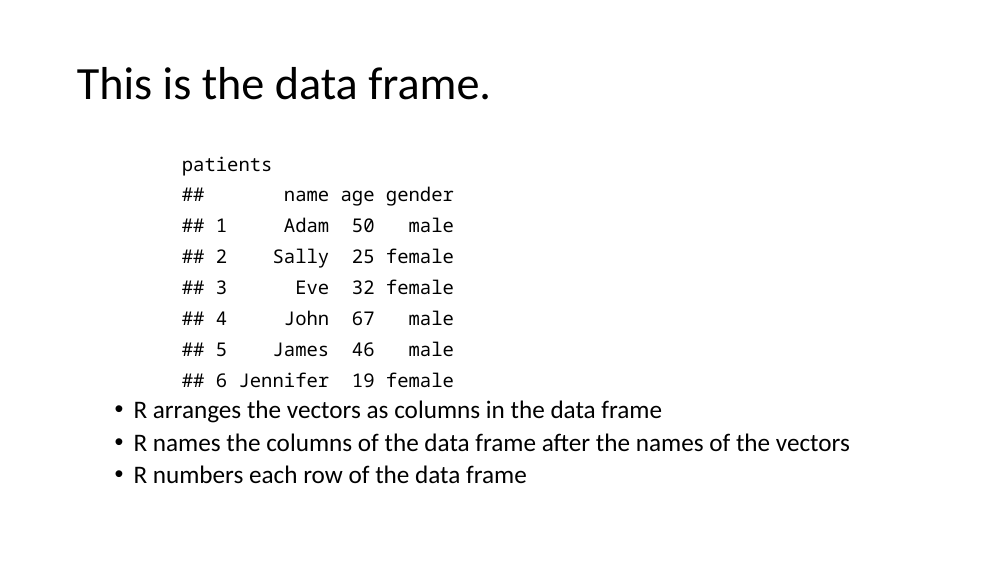
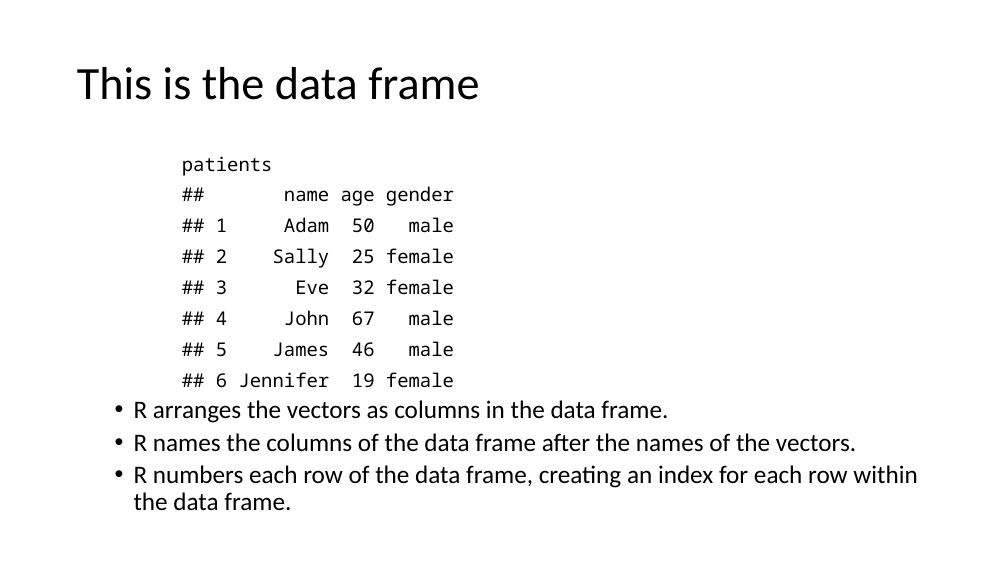
Before and after one commit to ClinicianCoders/ClinicianCoders, a slide deck: slide 32 of Workshops/Workshop1.pptx. Drawn at 1008x567 pixels with LibreOffice and Linux fonts; fonts in the diff are those of the drawing. Boxes give left, top, right and bottom in pixels: in the first picture for what was removed or moved away, otherwise in the second. Text is boxed around its words. In the diff, an @@ line names an element or a change of style, - is before the commit and + after.

```diff
--- a/Workshops/Workshop1.pptx
+++ b/Workshops/Workshop1.pptx
@@ title at box(77, 67, 479, 100): text changed @@
-This is the data frame.
+This is the data frame
@@ text at box(134, 400, 917, 510): text changed @@
-  • R arranges the vectors as columns in the data frame
-  • R names the columns of the data frame after the names of the vectors
-  • R numbers each row of the data frame
+  • R arranges the vectors as columns in the data frame.
+  • R names the columns of the data frame after the names of the vectors.
+  • R numbers each row of the data frame, creating an index for each row within the data frame.
```
Also in this commit, not shown: 28 other slides changed, 2 other files.
